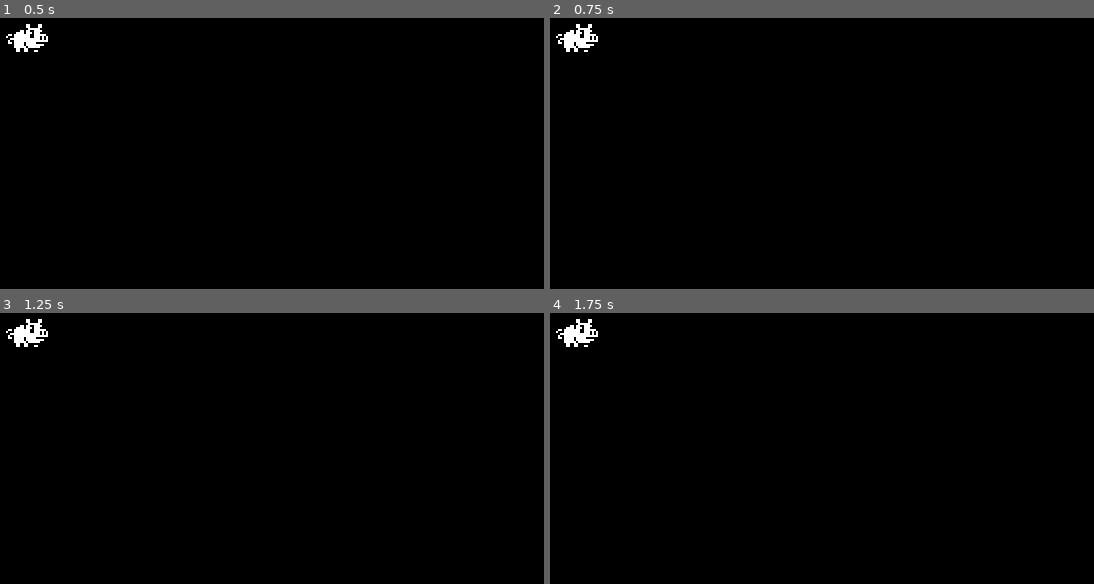
Above: before the commit, frames 1-4 (two rows, left to right).
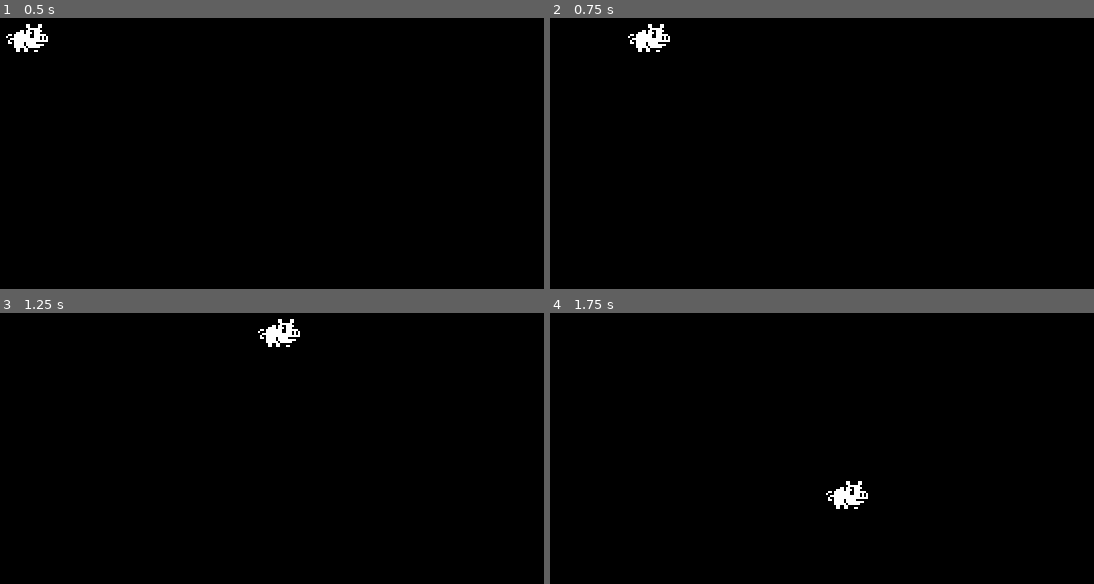
Above: after the commit, the same moments.

Repository: Kharouk/PiggyAttack
Game: Godot game, scene res://World.tscn
Two runs of this game, one before a commit and one after it. Both use one fixed random seed, a clock stepped at 60 frames per second and the inputs below.
Inputs:
- Up to frame 1 (0.5 s): no input
- Up to frame 2 (0.75 s): tap Enter at 0.5 s; hold Right (ui_right) from 0.53 s (still down)
- Up to frame 3 (1.25 s): keep holding Right (ui_right)
- Up to frame 4 (1.75 s): release Right (ui_right) at 1.28 s; hold Down (ui_down) from 1.28 s (still down)

Frame 1 is identical in both runs. In frame 2, 0.8% of the frame differs, in the area x 1-23%, y 2-13%; in frame 3, 0.8%; in frame 4, 0.8%.

Commit message:
add script for pig movement

Diff:
--- /dev/null
+++ b/Pig.gd
@@ -0,0 +1,17 @@
+extends Area2D
+
+const speed = 3
+
+func _process(delta):
+	if Input.is_action_pressed("ui_right"):
+		move(speed, 0)
+	if Input.is_action_pressed("ui_left"):
+		move(-speed, 0)
+	if Input.is_action_pressed("ui_up"):
+		move(0, -speed)
+	if Input.is_action_pressed("ui_down"):
+		move(0, speed)
+
+func move(xspeed, yspeed):
+	position.x += xspeed
+	position.y += yspeed
--- a/World.tscn
+++ b/World.tscn
@@ -1,6 +1,7 @@
-[gd_scene load_steps=3 format=2]
+[gd_scene load_steps=4 format=2]
 
 [ext_resource path="res://Piggy Game Resources/Pig.png" type="Texture" id=1]
+[ext_resource path="res://Pig.gd" type="Script" id=2]
 
 [sub_resource type="CapsuleShape2D" id=1]
 radius = 6.0
@@ -19,6 +20,7 @@
 
 [node name="Pig" type="Area2D" parent="."]
 position = Vector2( 61.7998, 55.6767 )
+script = ExtResource( 2 )
 __meta__ = {
 "_edit_group_": true
 }
